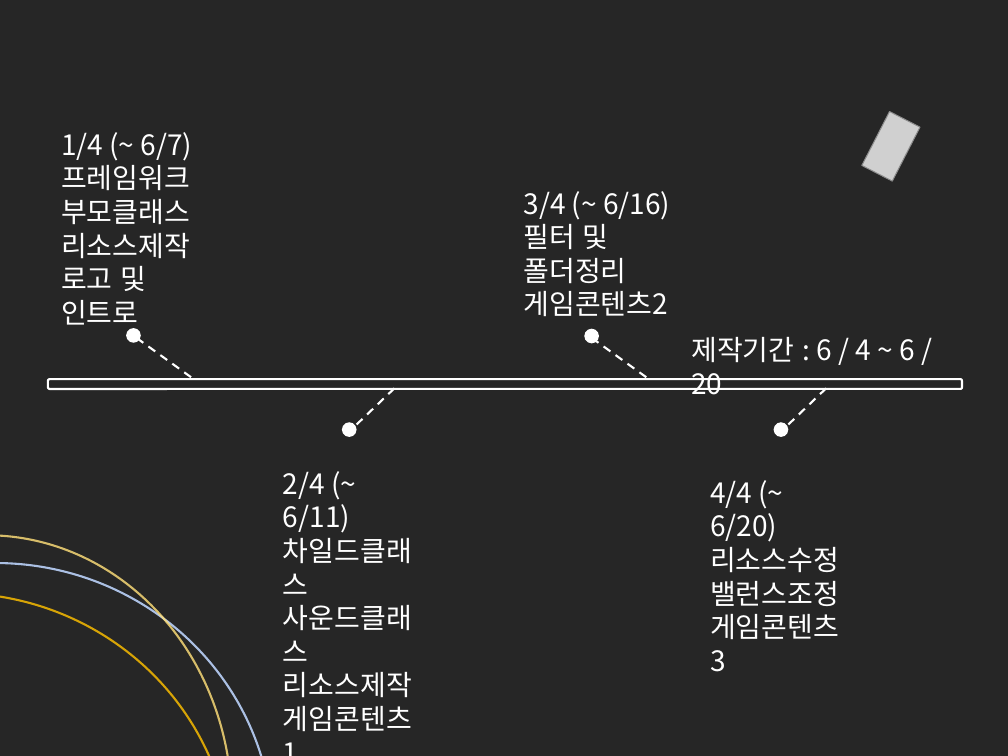
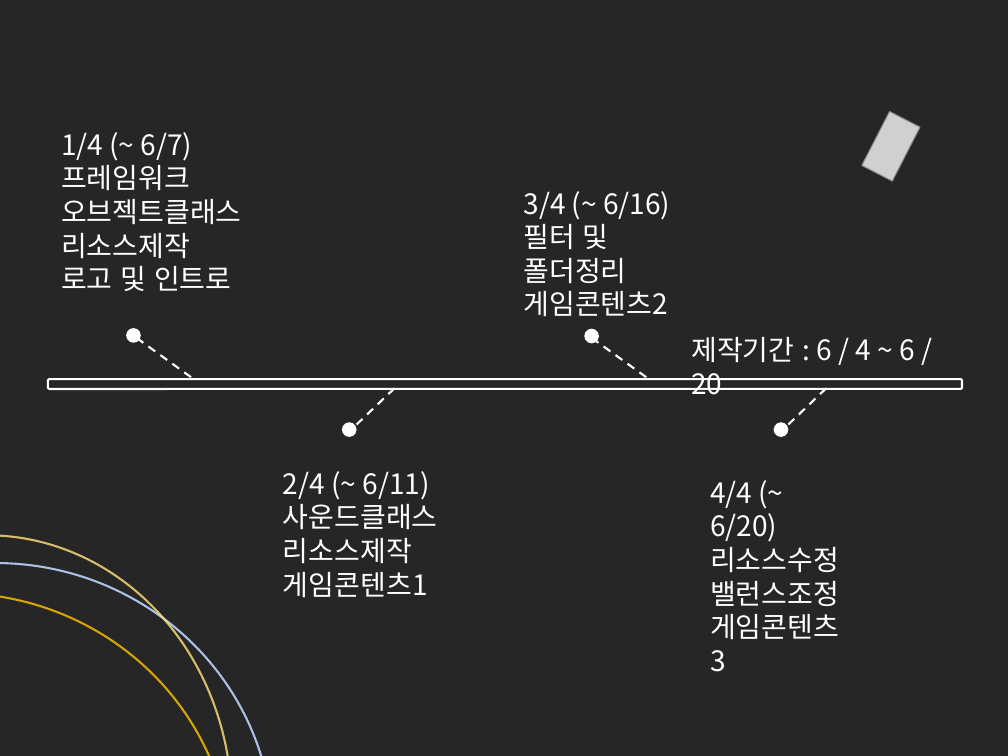
Before and after one commit to cmTEJAVA/Satellite, a slide deck: slide 7 of 발표자료/API 텀프로젝트 발표자료.pptx. Drawn at 1008x756 pixels with LibreOffice and Linux fonts; fonts in the diff are those of the drawing; grey boxes stand for pictures. Boxes give left, top, right and bottom in pixels: in the first picture for what was removed or moved away, otherwise in the second. Text is boxed around its words. In the diff, an @@ line names an element or a change of style, - is before the commit and + after.

```diff
--- a/발표자료/API 텀프로젝트 발표자료.pptx
+++ b/발표자료/API 텀프로젝트 발표자료.pptx
@@ text at [61, 199, 242, 224]: text changed @@
-부모클래스
+오브젝트클래스
@@ text at [283, 538, 412, 594]: paragraph removed @@
-차일드클래스
```
Also in this commit, not shown: 4 other files.
